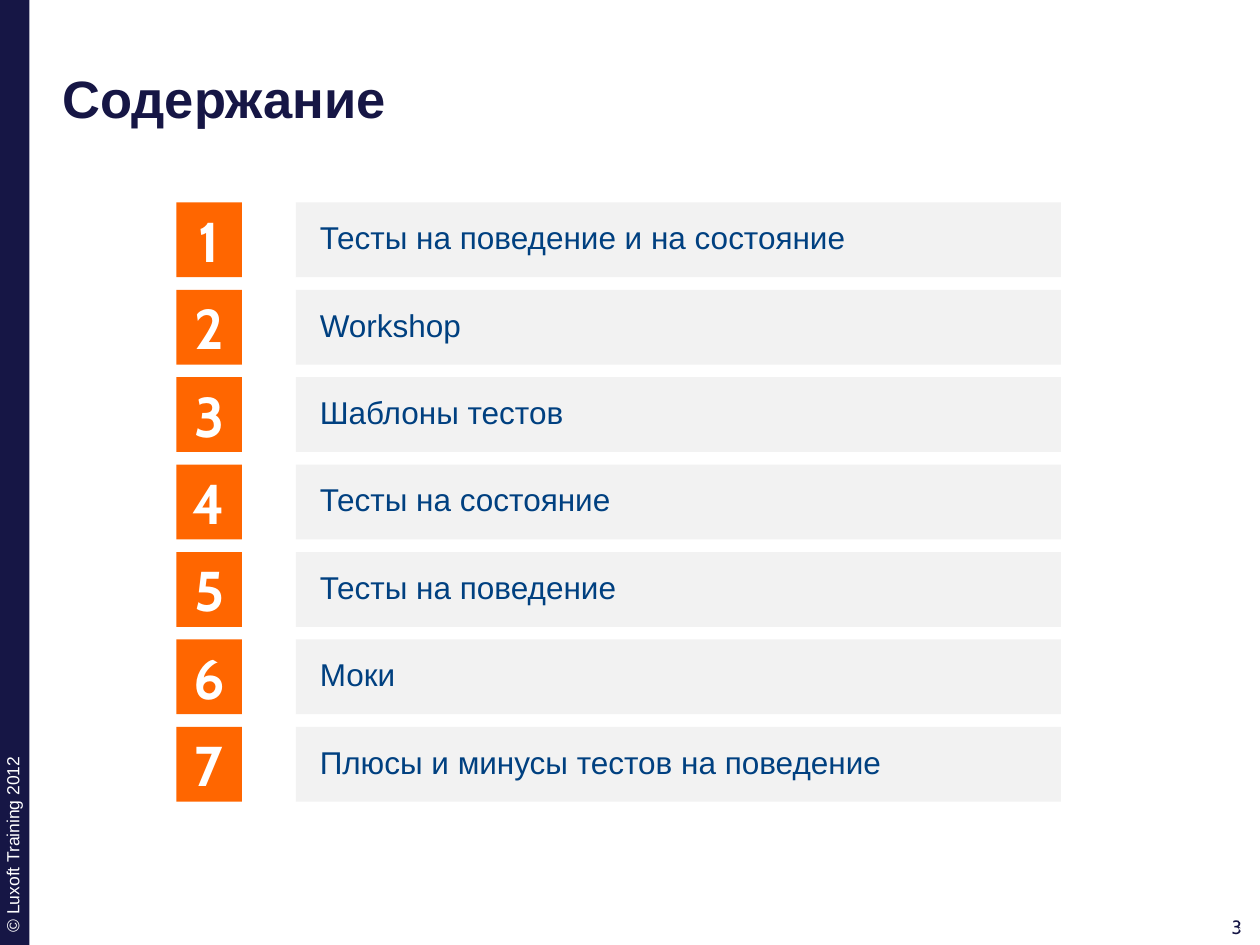
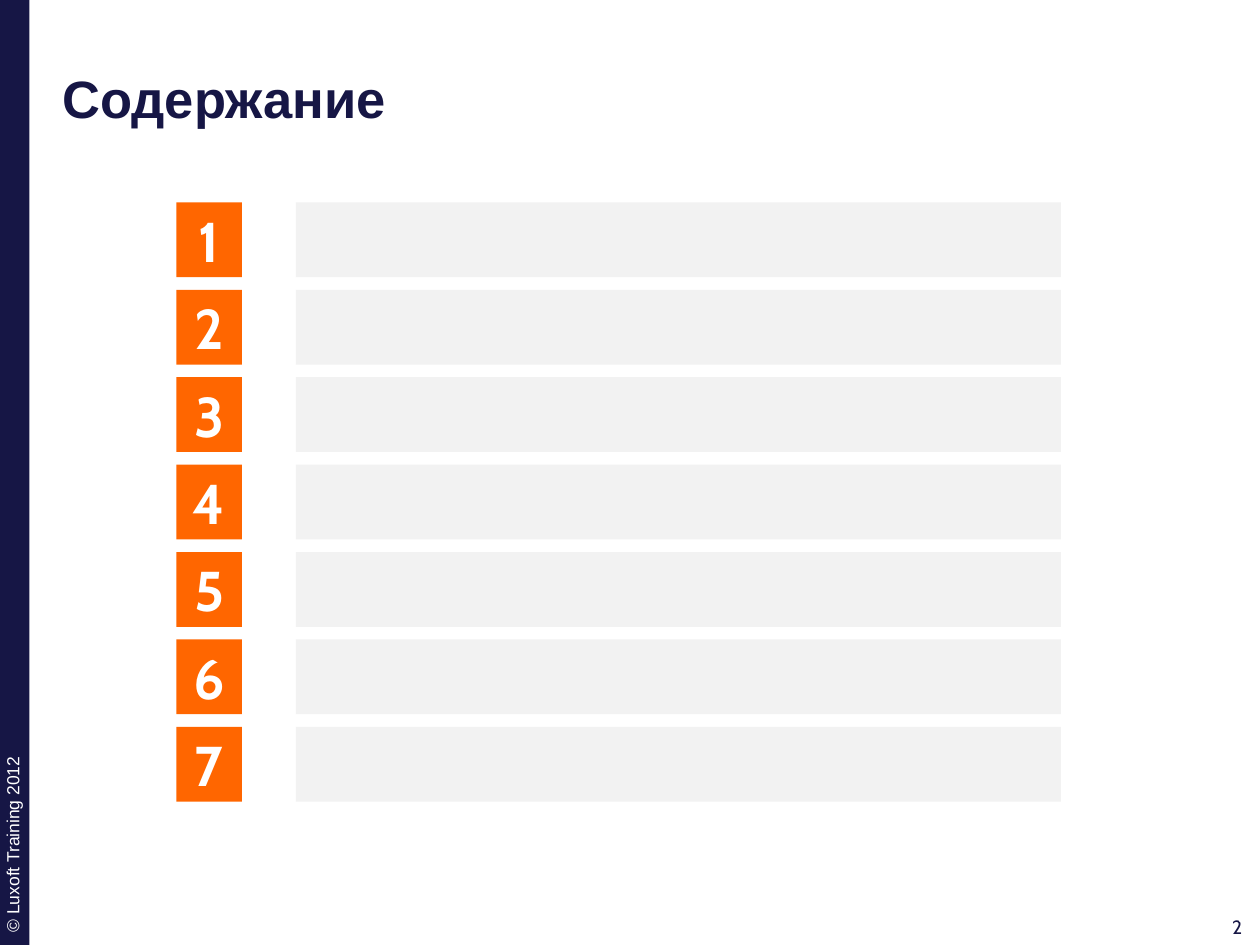
Before and after one commit to ivan-dyachenko/Trainings, a slide deck: slide 2 of Test Driven Development/materials/pptx/7. TDD-BDD.pptx (slide 3 before the commit). Drawn at 1260x945 pixels with LibreOffice and Linux fonts; fonts in the diff are those of the drawing; background and template pictures are left out. Boxes give left, top, right and bottom in pixels: in the first picture for what was removed or moved away, otherwise in the second. Text is boxed around its words. In the diff, an @@ line names an element or a change of style, - is before the commit and + after.

```diff
--- a/Test Driven Development/materials/pptx/7. TDD-BDD.pptx
+++ b/Test Driven Development/materials/pptx/7. TDD-BDD.pptx
@@ text in rectangle at [320,227,845,255]: text removed @@
-Тесты на поведение и на состояние
@@ text in rectangle at [320,314,461,343]: text removed @@
-Workshop
@@ text in rectangle at [320,401,564,425]: text removed @@
-Шаблоны тестов
@@ text in rectangle at [320,489,610,512]: text removed @@
-Тесты на состояние
@@ text in rectangle at [320,577,616,605]: text removed @@
-Тесты на поведение
@@ text in rectangle at [320,664,395,687]: text removed @@
-Моки
@@ text in rectangle at [320,752,881,780]: text removed @@
-Плюсы и минусы тестов на поведение
@@ page number at [1232,920,1242,934]: text changed @@
-3
+2
@@ page number at [1238,920,1248,934]: text changed @@
-3
+2
```
Also in this commit, not shown: 12 slides added, 1 slide removed, 13 other files.
